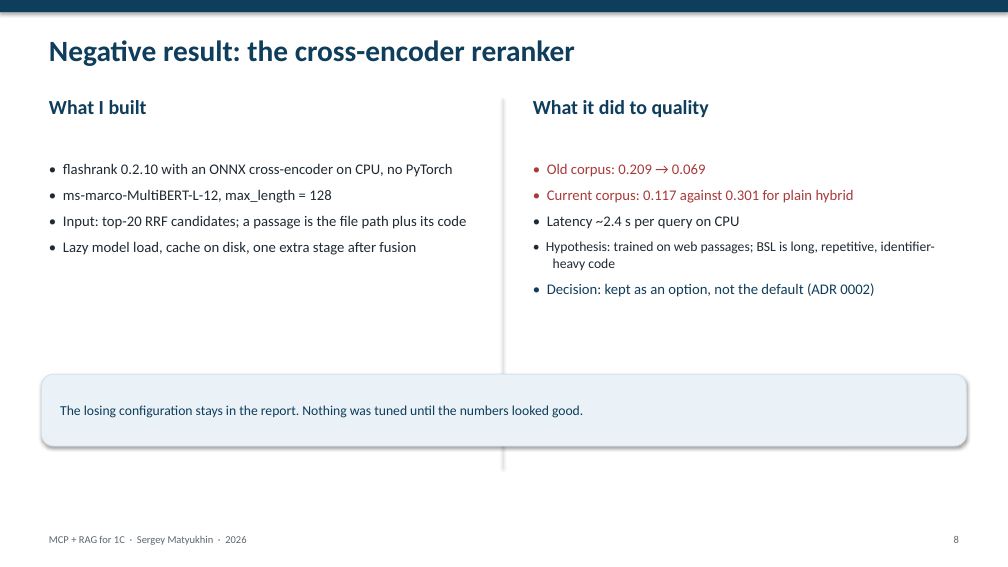
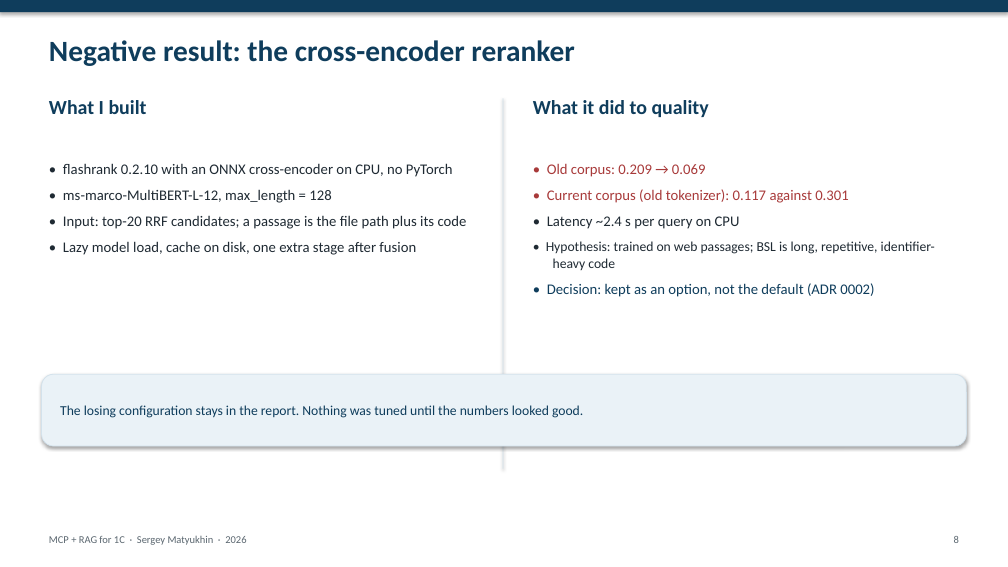
Before and after one commit to Smaturus/1c-mcp-rag-search, a slide deck: slide 8 of docs/presentation/en/1c-mcp-rag-search-slides-en.pptx. Drawn at 1008x567 pixels with LibreOffice and Linux fonts; fonts in the diff are those of the drawing. Boxes give left, top, right and bottom in pixels: in the first picture for what was removed or moved away, otherwise in the second. Text is boxed around its words. In the diff, an @@ line names an element or a change of style, - is before the commit and + after.

Commit message:
fix(bm25): split CamelCase identifiers and rebuild lexical index
CamelCase/snake_case splitting keeps the original token and adds parts, so natural queries match identifiers such as ZаказПокупателя. Rebuilt bm25_all: 179586 docs, 236320 terms, 81 MB.

v2 dev, 4 runs: hybrid 0.442 +/- 0.012 vs vector 0.331 +/- 0.028 (p=0.0037). v3 hold-out, 3 runs: hybrid 0.217 vs vector 0.208 (p=0.635). ADR 0009 rejected; ADR 0010 accepted; reports, README and decks updated.

```diff
--- a/docs/presentation/en/1c-mcp-rag-search-slides-en.pptx
+++ b/docs/presentation/en/1c-mcp-rag-search-slides-en.pptx
@@ text at (547,189,849,203): text changed @@
-• Current corpus: 0.117 against 0.301 for plain hybrid
+• Current corpus (old tokenizer): 0.117 against 0.301
```
Also in this commit, not shown: 5 other slides changed, 36 other files.
